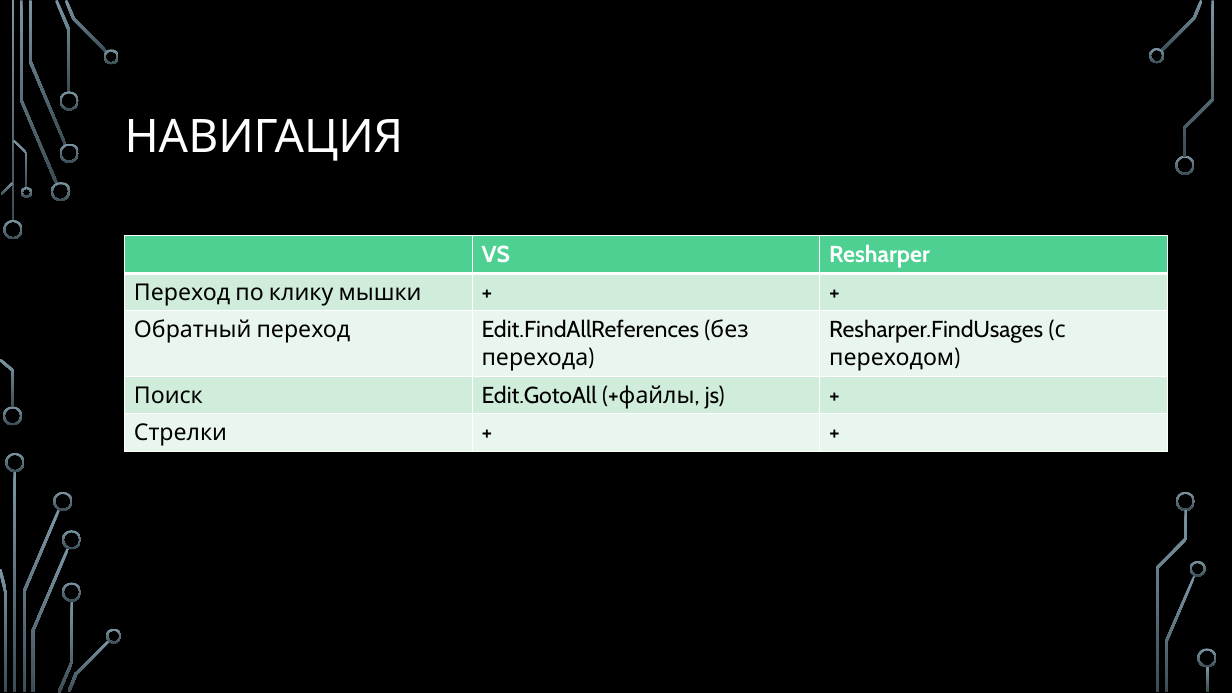
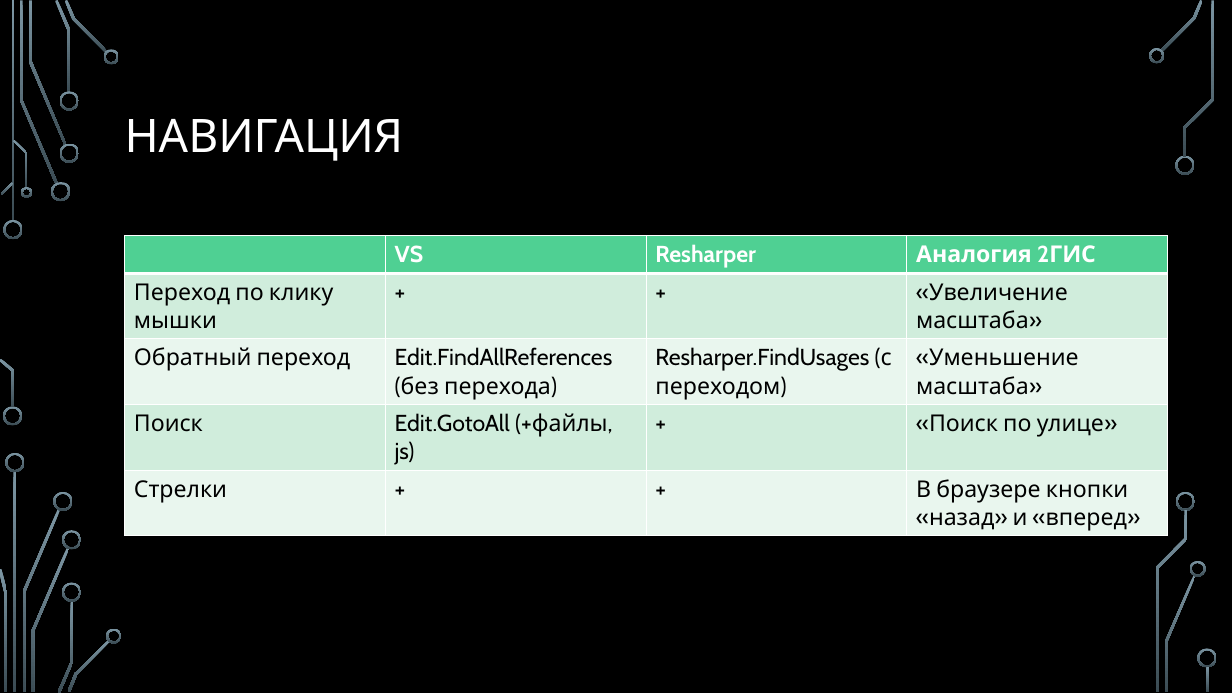
Before and after one commit to sergeyryskulov/Presentations, a slide deck: slide 11 of 09. Среда разработки/Среда разработки.pptx. Drawn at 1232x693 pixels with LibreOffice and Linux fonts; fonts in the diff are those of the drawing; background and template pictures are left out. Boxes give left, top, right and bottom in pixels: in the first picture for what was removed or moved away, otherwise in the second. Text is boxed around its words. In the diff, an @@ line names an element or a change of style, - is before the commit and + after.

```diff
--- a/09. Среда разработки/Среда разработки.pptx
+++ b/09. Среда разработки/Среда разработки.pptx
@@ table at <box>125,236,1167,535</box> @@
+column 4: Аналогия 2ГИС | «Увеличение масштаба» | «Уменьшение масштаба» | «Поиск по улице» | В браузере кнопки «назад» и «вперед»
```
Also in this commit, not shown: 4 other slides changed, 3 slides added.
